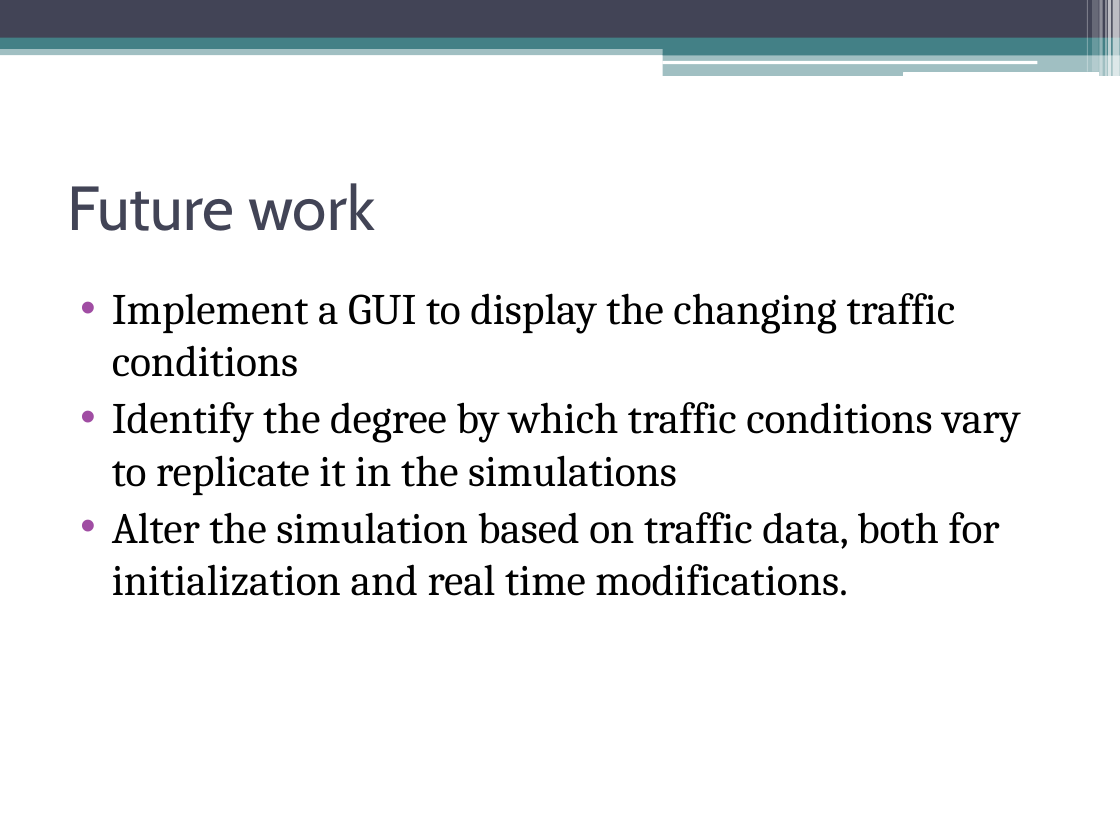
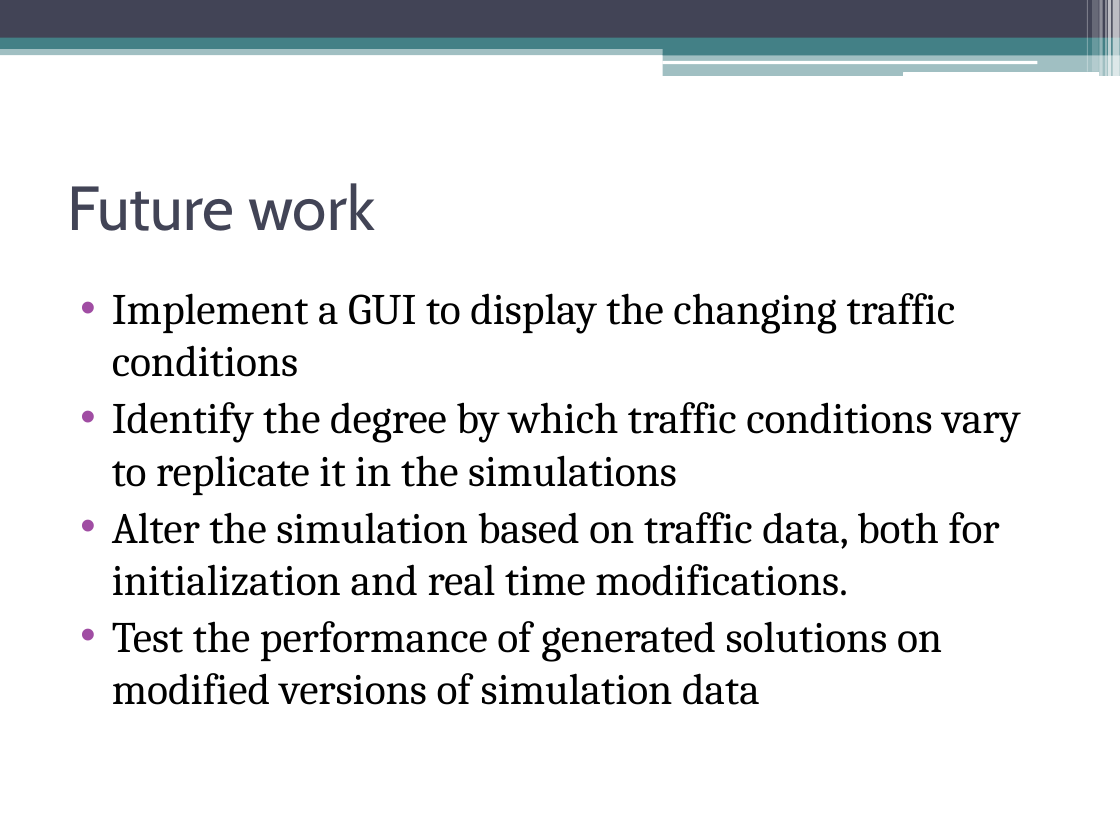
Before and after one commit to alok20121998/Traffic-Optimization-Project, a slide deck: slide 9 of presentation/presentation4.pptx (slide 12 before the commit). Drawn at 1120x840 pixels with LibreOffice and Linux fonts; fonts in the diff are those of the drawing. Boxes give left, top, right and bottom in pixels: in the first picture for what was removed or moved away, otherwise in the second. Text is boxed around its words. In the diff, an @@ line names an element or a change of style, - is before the commit and + after.

```diff
--- a/presentation/presentation4.pptx
+++ b/presentation/presentation4.pptx
@@ text at (x1=112, y1=621, x2=942, y2=705): paragraph added @@
+• Test the performance of generated solutions on modified versions of simulation data
```
Also in this commit, not shown: 3 other slides changed, 4 slides added, 7 slides removed, 3 other files.
